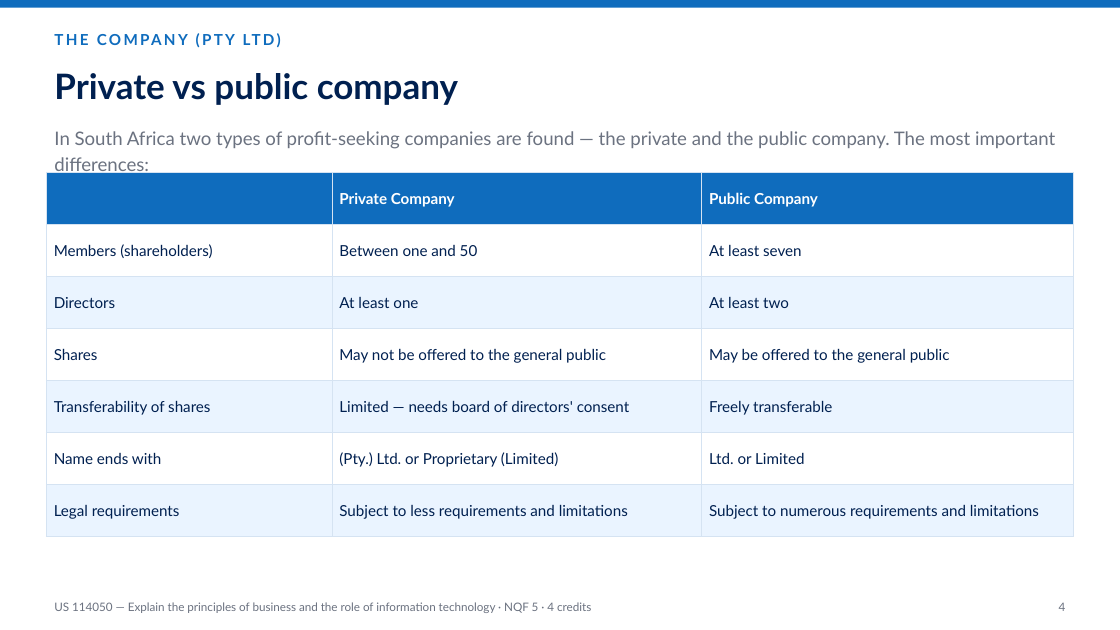
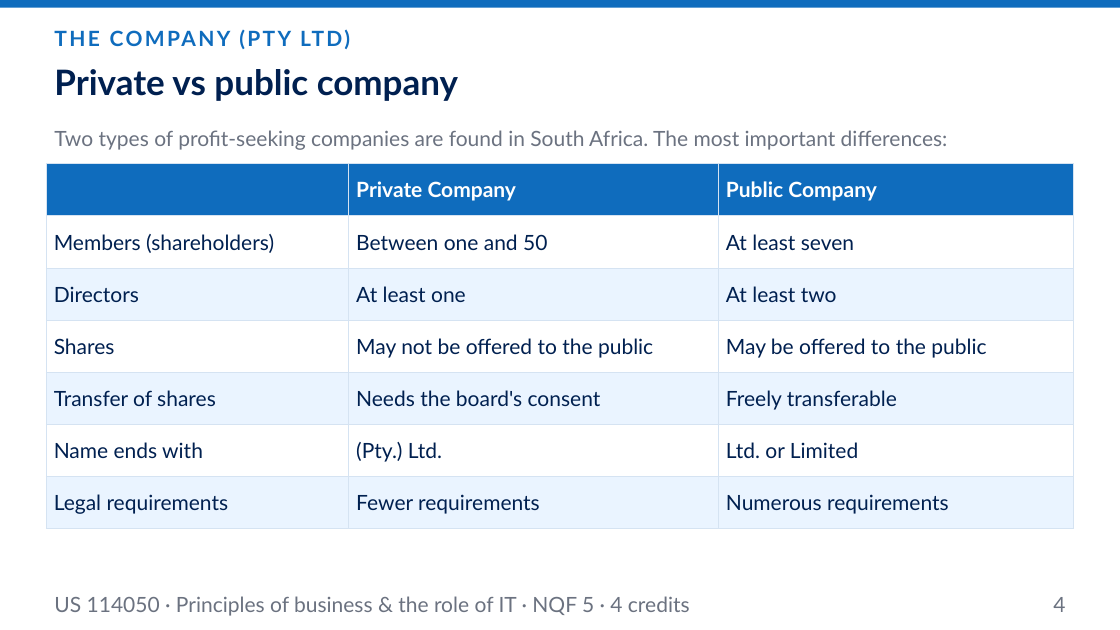
Before and after one commit to andrekyle/ITsystemsupport, a slide deck: slide 4 of public/downloads/US-114050-Principles-of-Business.pptx. Drawn at 1120x630 pixels with LibreOffice and Linux fonts; fonts in the diff are those of the drawing. Boxes give left, top, right and bottom in pixels: in the first picture for what was removed or moved away, otherwise in the second. Text is boxed around its words. In the diff, an @@ line names an element or a change of style, - is before the commit and + after.

```diff
--- a/public/downloads/US-114050-Principles-of-Business.pptx
+++ b/public/downloads/US-114050-Principles-of-Business.pptx
@@ text "THE COMPANY (PTY LTD)" at (x1=46, y1=22, x2=1074, y2=54): size 13 to 18 pt @@
@@ text "Private vs public company" moved from (x1=54, y1=73, x2=458, y2=105) to (x1=54, y1=69, x2=458, y2=101) @@
@@ text at (x1=54, y1=130, x2=948, y2=150): text changed; size 16 to 18 pt @@
-In South Africa two types of profit-seeking companies are found — the private and the public company. The most important differences:
+Two types of profit-seeking companies are found in South Africa. The most important differences:
@@ table at (x1=46, y1=164, x2=1074, y2=518) @@
-row 4, column 2: May not be offered to the general public
+row 4, column 2: May not be offered to the public
-row 4, column 3: May be offered to the general public
+row 4, column 3: May be offered to the public
-row 5, column 1: Transferability of shares
+row 5, column 1: Transfer of shares
-row 5, column 2: Limited — needs board of directors' consent
+row 5, column 2: Needs the board's consent
-row 6, column 2: (Pty.) Ltd. or Proprietary (Limited)
+row 6, column 2: (Pty.) Ltd.
-row 7, column 2: Subject to less requirements and limitations
+row 7, column 2: Fewer requirements
-row 7, column 3: Subject to numerous requirements and limitations
+row 7, column 3: Numerous requirements
@@ size 13 to 18 pt in "Private Company", "Public Company", "Members (shareholders)", "Between one and 50" and 9 more places @@
@@ table moved from (x1=46, y1=172, x2=1074, y2=523) to (x1=46, y1=164, x2=1074, y2=518) @@
@@ text at (x1=54, y1=596, x2=690, y2=616): text changed; size 10 to 18 pt @@
-US 114050 — Explain the principles of business and the role of information technology · NQF 5 · 4 credits
+US 114050 · Principles of business & the role of IT · NQF 5 · 4 credits
@@ text "4" at (x1=1053, y1=597, x2=1065, y2=612): size 10 to 18 pt @@
```
Also in this commit, not shown: 17 other slides changed, 1 slide added, 1 other file.
